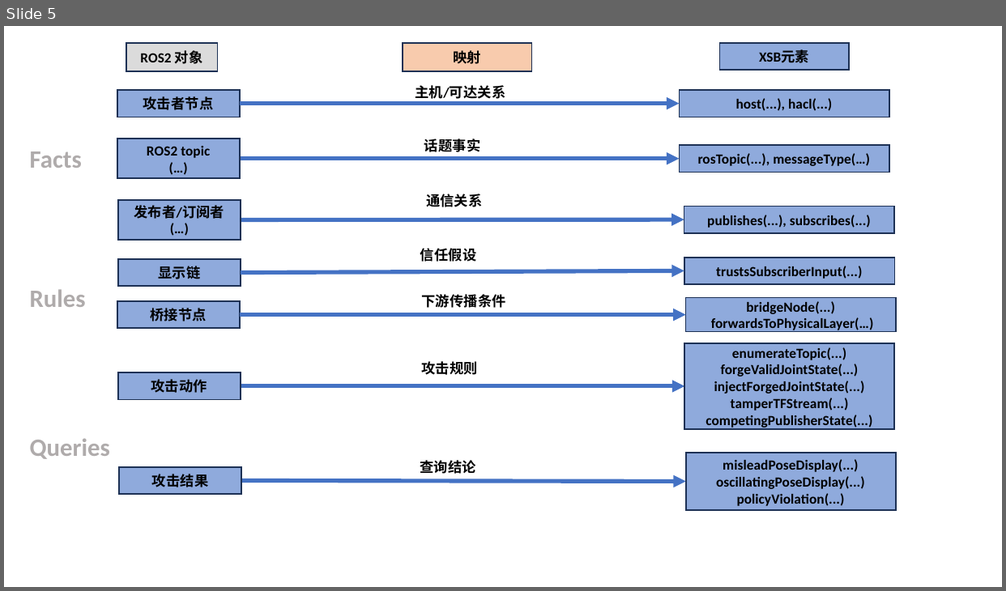
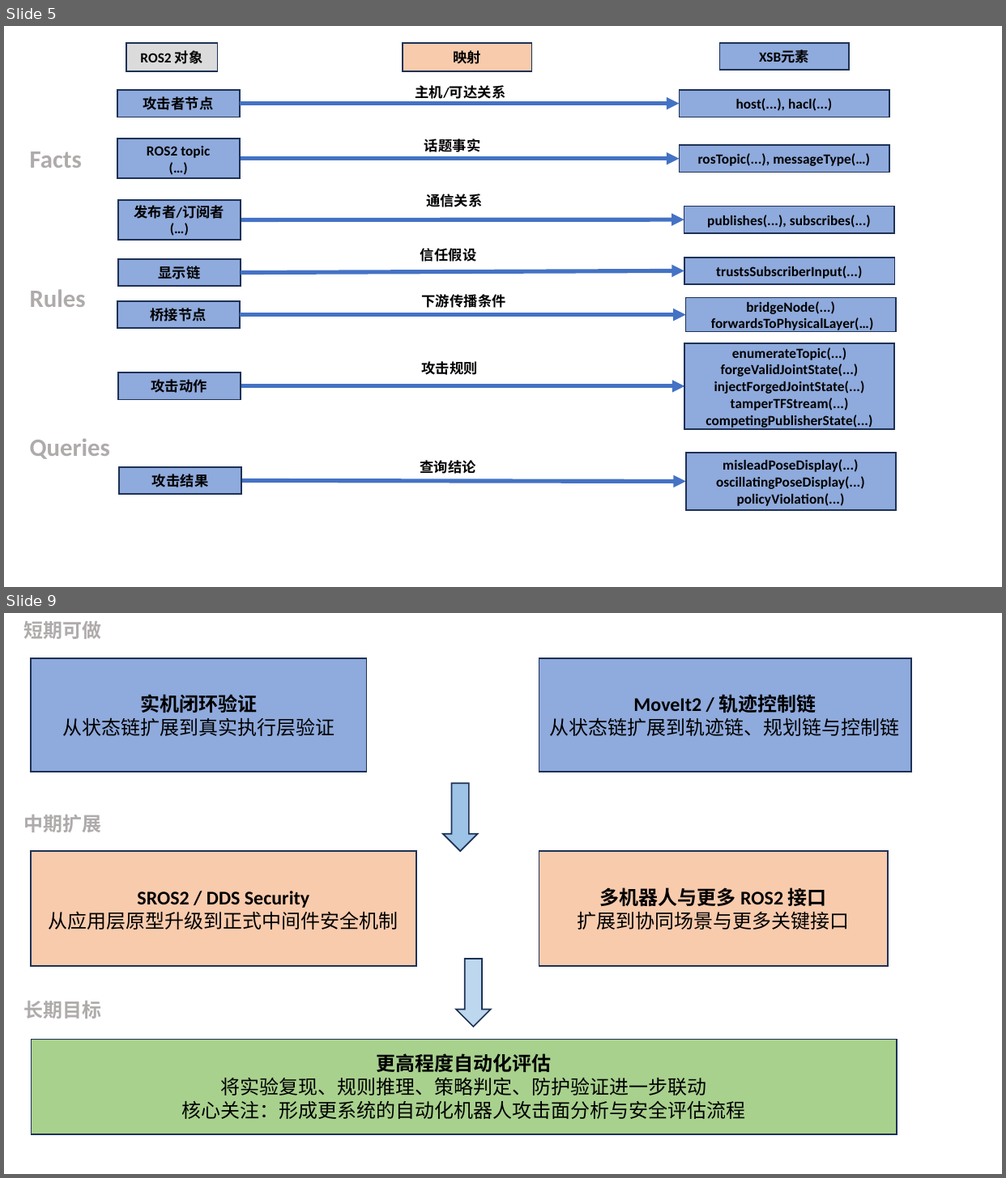
Before and after one commit to Eitr-SphinSaure/mycobot_280_srtp, a slide deck: report/src/src.pptx. Shown one above the other, each under a label of ours: slide 5 before the commit, slides 5 and 9 after it; the slides between them are not shown. The pictures are 1006x591 and 1006x1178 pixels, drawn with LibreOffice and Linux fonts; fonts in the diff are those of the drawing. Boxes give left, top, right and bottom in pixels: in the first picture for what was removed or moved away, otherwise in the second. Text is boxed around its words. In the diff, an @@ line names an element or a change of style, - is before the commit and + after.

```diff
--- a/report/src/src.pptx
+++ b/report/src/src.pptx
@@ slide 9 added at (4, 613, 1002, 1174), background #FFFFFF @@
@@ text added at (23, 621, 101, 639), 14 pt, text #AFABAB, bold @@
+短期可做
@@ rectangle added at (31, 659, 366, 773), fill #8FAADC, outline #1E3256 1 pt, 14 pt, text #000000 @@
+实机闭环验证
+从状态链扩展到真实执行层验证
@@ rectangle added at (539, 659, 911, 773), fill #8FAADC, outline #1E3256 1 pt, 14 pt, text #000000 @@
+MoveIt2 / 轨迹控制链
+从状态链扩展到轨迹链、规划链与控制链
@@ down arrow added at (443, 784, 478, 851), fill #9DC3E6, outline #1E3256 1 pt @@
@@ text added at (23, 815, 101, 833), 14 pt, text #AFABAB, bold @@
+中期扩展
@@ rectangle added at (31, 851, 416, 966), fill #F8CBAD, outline #1E3256 1 pt, 14 pt, text #000000 @@
+SROS2 / DDS Security
+从应用层原型升级到正式中间件安全机制
@@ rectangle added at (539, 851, 887, 966), fill #F8CBAD, outline #1E3256 1 pt, 14 pt, text #000000 @@
+多机器人与更多 ROS2 接口
+扩展到协同场景与更多关键接口
@@ down arrow added at (456, 960, 491, 1027), fill #BDD7EE, outline #1E3256 1 pt @@
@@ text added at (23, 1001, 101, 1019), 14 pt, text #AFABAB, bold @@
+长期目标
@@ rectangle added at (31, 1039, 896, 1134), fill #A9D18E, outline #1E3256 1 pt, 14 pt, text #000000 @@
+更高程度自动化评估
+将实验复现、规则推理、策略判定、防护验证进一步联动
+核心关注：形成更系统的自动化机器人攻击面分析与安全评估流程
```
Also in this commit, not shown: 3 other slides added, 5 slides removed, 11 other files.
